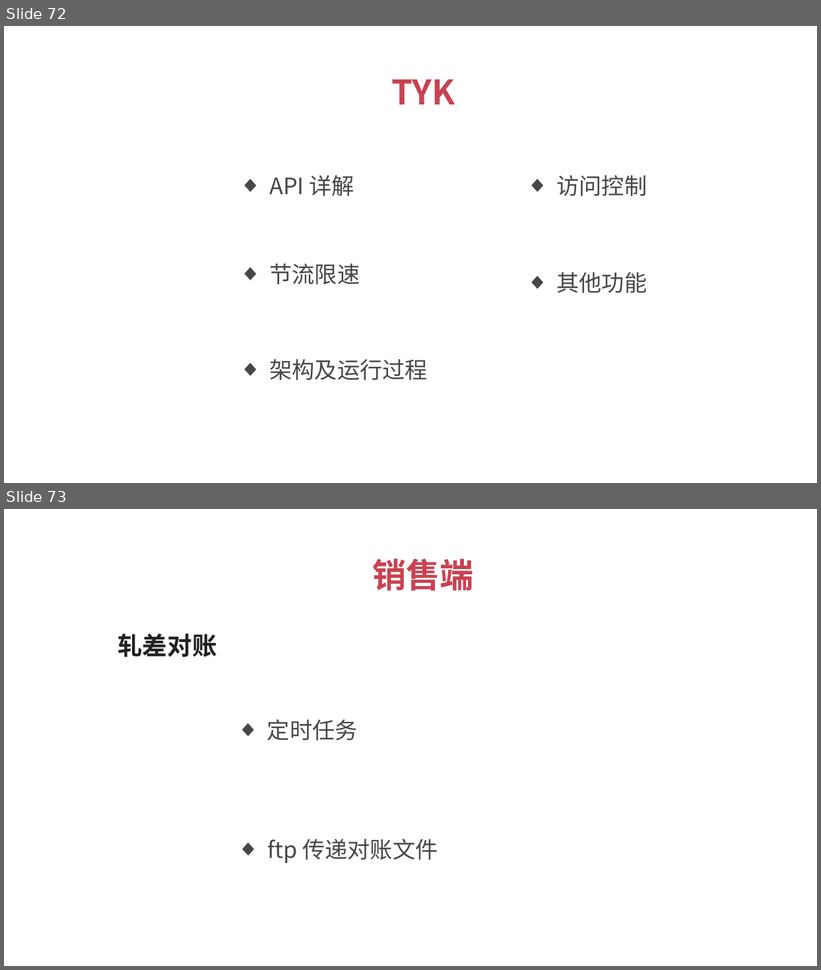
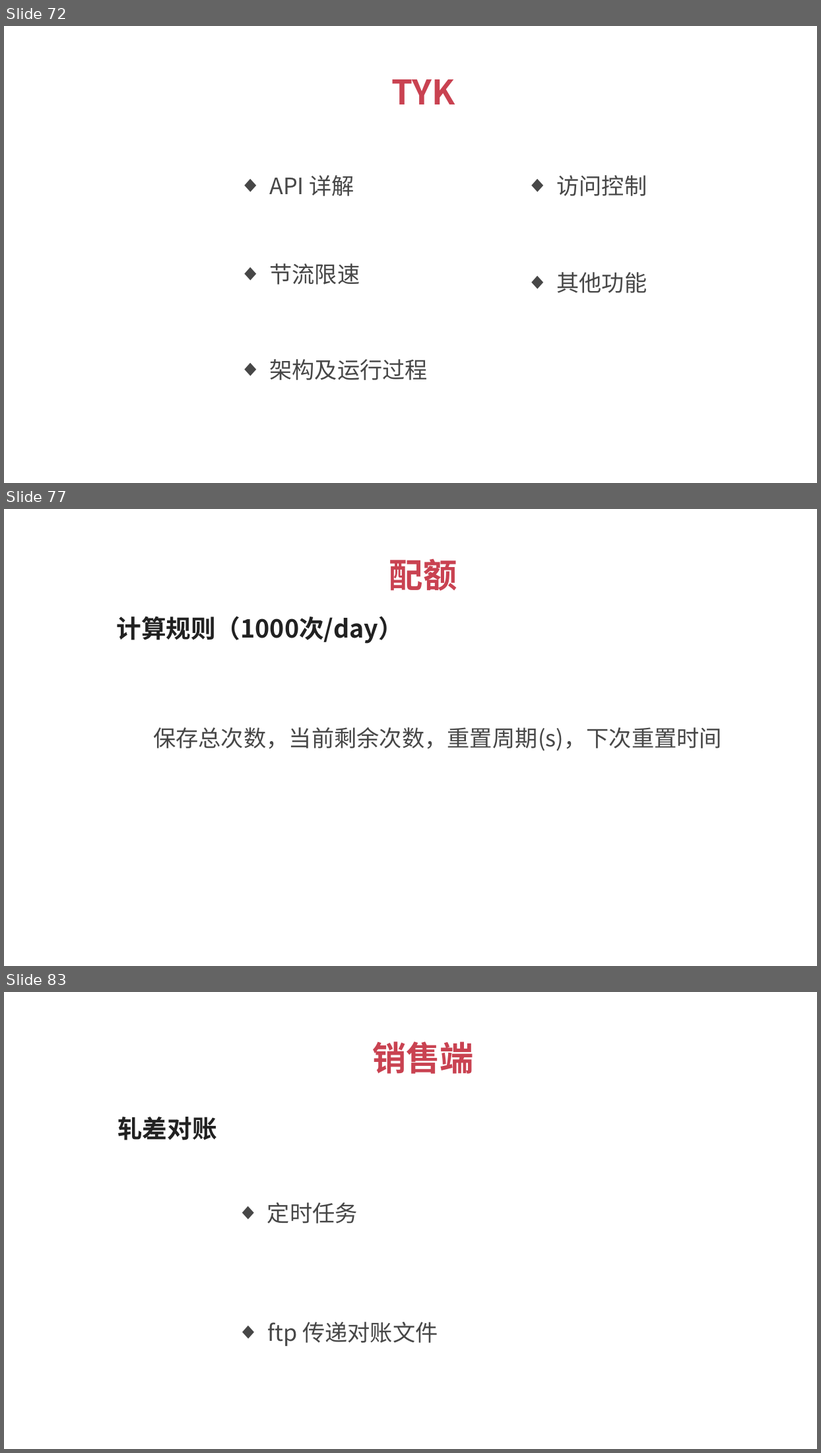
Before and after one commit to 1329555958/financial, a slide deck: 理财平台.pptx. Shown one above the other, each under a label of ours: slides 72 and 73 before the commit, slides 72, 77 and 83 after it; the slides between them are not shown. The pictures are 821x970 and 821x1453 pixels, drawn with LibreOffice and Linux fonts; fonts in the diff are those of the drawing. Boxes give left, top, right and bottom in pixels: in the first picture for what was removed or moved away, otherwise in the second. Text is boxed around its words. In the diff, an @@ line names an element or a change of style, - is before the commit and + after.

```diff
--- a/理财平台.pptx
+++ b/理财平台.pptx
@@ slide 77 added at [4, 509, 817, 966], background #FFFFFF @@
@@ text added at [389, 559, 457, 591], 30 pt, text #C94251, bold @@
+配额
@@ text added at [117, 616, 403, 644], 22 pt, text #212121, bold @@
+计算规则（1000次/day）
@@ text added at [153, 727, 722, 751], 20 pt, text #474747 @@
+  保存总次数，当前剩余次数，重置周期(s)，下次重置时间
@@ what was slide 73 is now slide 83 @@
```
Also in this commit, not shown: 9 other slides added, 2 other files.
